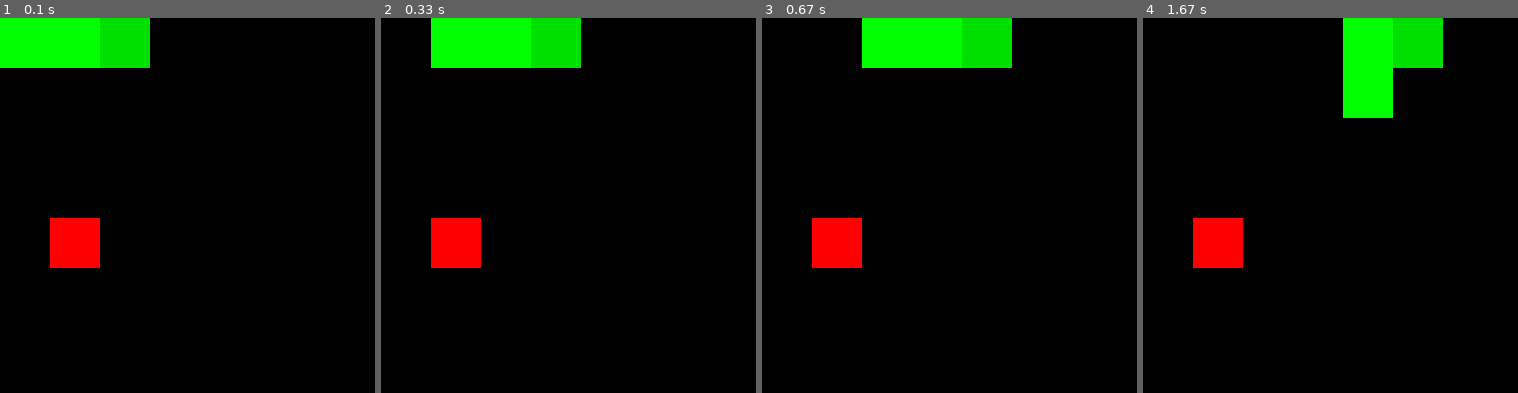
Above: before the commit, frames 1-4 (left to right).
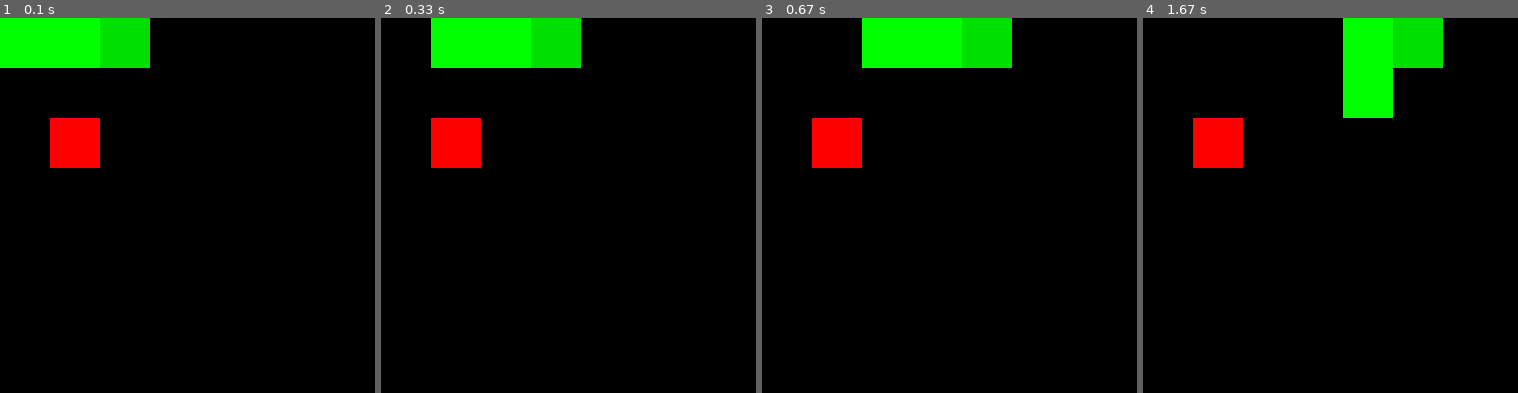
Above: after the commit, the same moments.

Repository: NorbertCode/PygameSnake
Game: pygame game, started from main.py
Two runs of this game, one before a commit and one after it. Both use one fixed random seed, a clock stepped at 60 frames per second and the inputs below.
Inputs:
- Up to frame 1 (0.1 s): no input
- Up to frame 2 (0.33 s): no input
- Up to frame 3 (0.67 s): tap Enter at 0.33 s
- Up to frame 4 (1.67 s): hold Up 1.17-1.63 s
The pictures show only the part of the screen within x 0-50%, y 0-50%; the shares and areas given below are measured in that part.

The runs differ from the first frame. In frame 1, 3.6% of the frame differs, in the area x 13-27%, y 26-67%; in frame 2, 3.6%; in frame 3, 3.6%; in frame 4, 3.6%.

Commit message:
code structure changes

Diff:
--- a/main.py
+++ b/main.py
@@ -1,5 +1,16 @@
 import pygame
 import random
+
+def RandomizePosition(areaWidth, areaHeight, cellSize):
+    return pygame.Rect((random.randint(0, areaWidth - 1) * cellSize, random.randint(0, areaHeight - 1) * cellSize, cellSize, cellSize))
+
+def IsInsideSnake(rect, snake):
+    isInsideSnake = False
+    for cell in snake:
+        if rect.colliderect(cell):
+            isInsideSnake = True
+            break
+    return isInsideSnake
 
 CELL_SIZE = 50
 AREA_WIDTH = 15
@@ -13,21 +24,13 @@
          pygame.Rect((CELL_SIZE, 0, CELL_SIZE, CELL_SIZE)),
          pygame.Rect((0, 0, CELL_SIZE, CELL_SIZE))]
 
-point = pygame.Rect((random.randint(0, AREA_WIDTH - 1) * CELL_SIZE, random.randint(0, AREA_HEIGHT - 1) * CELL_SIZE, CELL_SIZE, CELL_SIZE))
+point = RandomizePosition(AREA_WIDTH, AREA_HEIGHT, CELL_SIZE)
 
 clock = pygame.time.Clock()
 timePerTick = 300 # milliseconds
 timeSinceTick = 0
 
 gameOver = False
-
-def IsInsideSnake(rect, snake):
-    isInsideSnake = False
-    for cell in snake:
-        if rect.colliderect(cell):
-            isInsideSnake = True
-            break
-    return isInsideSnake
 
 run = True
 while run:
@@ -62,7 +65,7 @@
 
             # keep randomizing point's position until it's not spawned inside the snake
             while True:
-                point = pygame.Rect((random.randint(0, AREA_WIDTH - 1) * CELL_SIZE, random.randint(0, AREA_HEIGHT - 1) * CELL_SIZE, CELL_SIZE, CELL_SIZE))
+                point = RandomizePosition(AREA_WIDTH, AREA_HEIGHT, CELL_SIZE)
                 print(point, IsInsideSnake(point, snake))
                 if not IsInsideSnake(point, snake):
                     break
@@ -80,7 +83,7 @@
         outOfBounds = snake[0].x < 0 or snake[0].x > (AREA_WIDTH - 1) * CELL_SIZE or snake[0].y < 0 or snake[0].y > (AREA_HEIGHT - 1) * CELL_SIZE
         if outOfBounds or IsInsideSnake(snake[0], snake[1:]): # here you have to use snake[1:], because snake[0] obviously collides with itself
             for i in range(len(snake) - 1):
-                snake[i] = pygame.Rect((snake[i + 1].x, snake[i + 1].y, CELL_SIZE, CELL_SIZE))
+                snake[i] = snake[i + 1].copy()
             snake[-1].move_ip(-direction[0] * CELL_SIZE, -direction[1] * CELL_SIZE)
             gameOver = True
 
